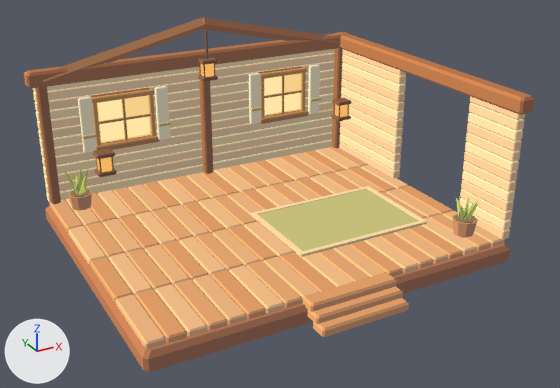
What one commit did to the glTF model assets/models/interior.glb.
Camera for both pictures: a 50 mm lens placed at (-6.48, -12.36, 6.67), pointed at (-0.01, -0.61, 0.79). The lights are fixed; the arrows at lower left show +X, +Y and +Z. The picture after the commit comes second. Vertices at exactly the same position are counted once.

In view in the first picture: 'Dollhouse · Innenraum'.
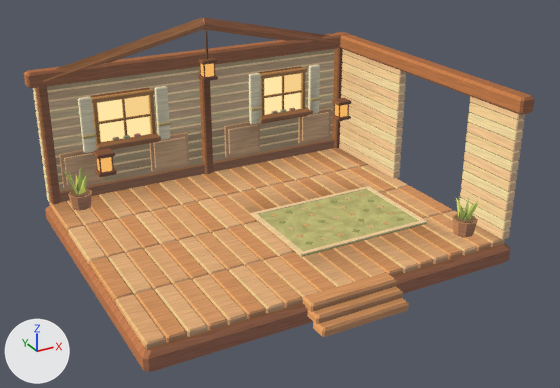
Location of each change, (x1, y1, x2, y2) in pixels of the pictures (560 x 388 px):
part 1 of me_dollhouse___innenraum, added: after (60, 139, 335, 202)
part 2 of me_dollhouse___innenraum, added (brown): after (59, 107, 331, 189)
part 3 of me_dollhouse___innenraum, added: after (358, 194, 404, 225)
part 4 of me_dollhouse___innenraum, recoloured (beige to orange): (33, 18, 525, 350) in both
part 5 of me_dollhouse___innenraum, recoloured: (254, 189, 427, 257) in both
part 6 of me_dollhouse___innenraum, recoloured: (24, 18, 535, 372) in both

The change, as a diff of the scene's bpy script:
```diff
--- a/assets/models/interior.glb.py
+++ b/assets/models/interior.glb.py
@@ img_kalkputz @@
+img_kalkputz = load_image('Kalkputz', '_unpacked/Kalkputz', 128, 128, 'sRGB')
@@ img_längsmaserung @@
+img_längsmaserung = load_image('Längsmaserung', '_unpacked/L_ngsmaserung', 128, 128, 'sRGB')
@@ img_leinengewebe @@
+img_leinengewebe = load_image('Leinengewebe', '_unpacked/Leinengewebe', 128, 128, 'sRGB')
@@ mat_kalkputz @@
+mat_kalkputz = bpy.data.materials.new('Kalkputz')
+# uses the picture img_kalkputz
@@ mat_längsmaserung @@
+mat_längsmaserung = bpy.data.materials.new('Längsmaserung')
+# uses the picture img_längsmaserung
@@ mat_leinengewebe @@
+mat_leinengewebe = bpy.data.materials.new('Leinengewebe')
+# uses the picture img_leinengewebe
@@ me_dollhouse___innenraum @@
 # used by ob_dollhouse___innenraum; location = (0.0, 0.0, 0.0)
-me_dollhouse___innenraum.from_pydata(...)  # 6240 vertices, 11612 faces; spans x -3.72..3.72, y -3.57..3.07, z -0.47..3.52
+me_dollhouse___innenraum.from_pydata(...)  # 7712 vertices, 14372 faces; spans x -3.72..3.72, y -3.57..3.07, z -0.47..3.52
+# me_dollhouse___innenraum part 1: the loose piece of 32 vertices spanning x -3.58..3.58, y 2.87..3.05, z 0.0..0.19 is copied, and the copy is scaled about its middle by (0.977, 0.442, 1.22), then moved by (0.0, -0.16, 0.03), in mat_längsmaserung; it spans x -3.49..3.49, y 2.75..2.85, z 0.01..0.25
+# me_dollhouse___innenraum part 2: 320 vertices added at x -3.26..3.26, y 2.4..2.84, z 0.29..1.21
+# me_dollhouse___innenraum part 3: 192 vertices added at x 1.85..2.36, y -1.45..0.07, z 0.05..0.06
+# me_dollhouse___innenraum part 4: 5994 kept faces spanning x -3.68..3.72, y -3.53..3.07, z -0.42..3.52 get new vertex colours
+# me_dollhouse___innenraum part 5: 60 faces spanning x -0.17..2.67, y -1.72..0.31, z 0.01..0.05 switch from mat_gebackenes_sonnenlicht to mat_kalkputz
+# me_dollhouse___innenraum part 6: 10724 faces spanning x -3.72..3.72, y -3.57..3.07, z -0.47..3.52 switch from mat_gebackenes_sonnenlicht to mat_längsmaserung
+# other edits to the shape of me_dollhouse___innenraum do not show in these pictures
+me_dollhouse___innenraum.materials.append(mat_leinengewebe)
```
